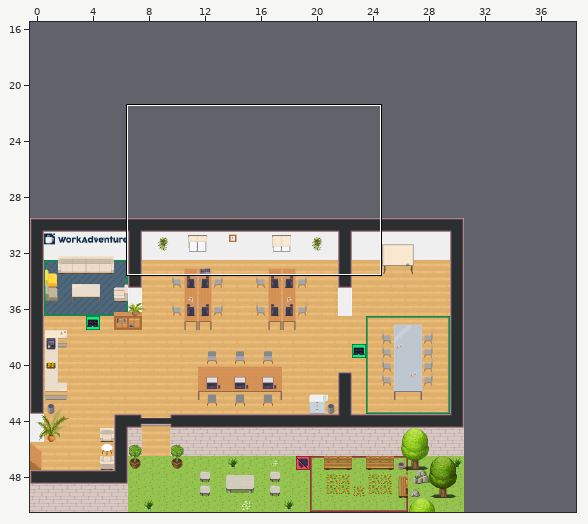
Tiled map (JSON): map.tmj. The first picture is a wide view before the edit; the outline marks the close-up.
Close-up. As it was:
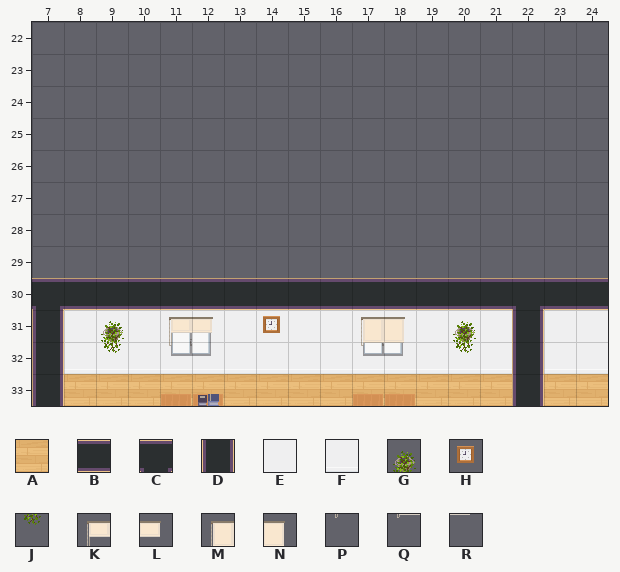
Cells are 32x32 px. Shown: x 7..24, y 22..33. The commit also changed other parts of the map, which this record leaves out. The old version is drawn lined up with the new one. Layer "teamMidas" is drawn 64,0 px off the grid.
Key: from "Chunk 1": A 2, B 24, C 25, D 27, E 28, F 29, G 46, H 47, J 48, K 138, L 139, M 140, N 141, P 142, Q 144, R 145.
_ is an empty cell, # one hidden under a higher layer.
Layers that did not change in this view are not listed.
Layer "floor/floor1" before, first column x 7:
22 __________________
23 __________________
24 __________________
25 __________________
26 __________________
27 __________________
28 __________________
29 __________________
30 __________________
31 __________________
32 __________________
33 #AAAAAAAAAAAAAA#AA
Layer "walls/walls1" before, first column x 7:
22 __________________
23 __________________
24 __________________
25 __________________
26 __________________
27 __________________
28 __________________
29 __________________
30 CBBBBBBBBBBBBBBCBB
31 DEEEEEEEEEEEEEEDEE
32 DFFFFFFFFFFFFFFDFF
33 D______________D__
Layer "furniture/furniture3" before, first column x 7:
22 __________________
23 __________________
24 __________________
25 __________________
26 __________________
27 __________________
28 __________________
29 __________________
30 __________________
31 ____KL____MN______
32 ____P_____QR______
33 __________________
And afterwards:
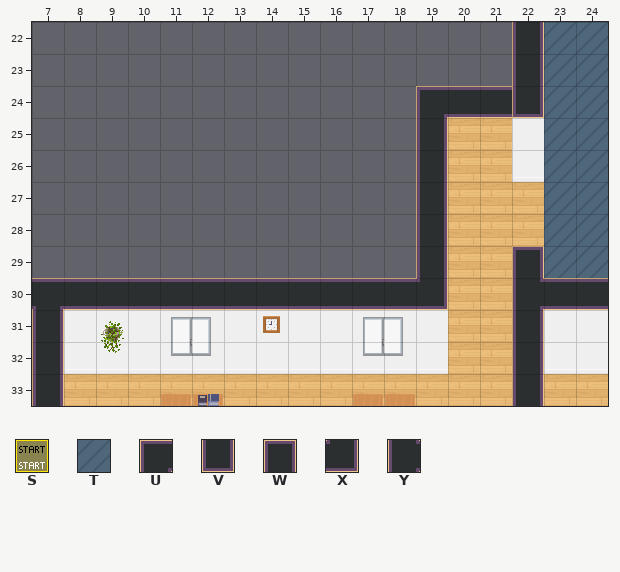
Further tiles: from "Chunk 1": S 0, T 3, U 23, V 30, W 33, X 37, Y 38.
Tiles of an added or newly shown layer are drawn over the layers below it.
The edit:
{"change": "map size 31x21 -> 41x51 cells (old content now starts at 0,30; both pictures use the new coordinates)"}
{"where": "layer \"teamMidas\" (added)"}
{"y":27,"x":21,"old":"_","new":"S"}
{"y":28,"x":21,"old":"_","new":"S"}
{"where": "layer \"floor/floor1\""}
{"y":22,"x":23,"old":"__","new":"TT"}
{"y":23,"x":23,"old":"__","new":"TT"}
{"y":24,"x":23,"old":"__","new":"TT"}
{"y":25,"x":20,"old":"__","new":"AA"}
{"y":25,"x":23,"old":"__","new":"TT"}
{"y":26,"x":20,"old":"__","new":"AA"}
{"y":26,"x":23,"old":"__","new":"TT"}
{"y":27,"x":20,"old":"_____","new":"AAATT"}
{"y":28,"x":20,"old":"_____","new":"AAATT"}
{"y":29,"x":20,"old":"__","new":"AA"}
{"y":29,"x":23,"old":"__","new":"TT"}
{"y":30,"x":20,"old":"__","new":"AA"}
{"y":31,"x":20,"old":"__","new":"AA"}
{"y":32,"x":20,"old":"__","new":"AA"}
{"where": "layer \"walls/walls1\""}
{"y":22,"x":22,"old":"_","new":"D"}
{"y":23,"x":22,"old":"_","new":"D"}
{"y":24,"x":19,"old":"____","new":"UBBV"}
{"y":25,"x":19,"old":"_","new":"D"}
{"y":25,"x":22,"old":"_","new":"E"}
{"y":26,"x":19,"old":"_","new":"D"}
{"y":26,"x":22,"old":"_","new":"F"}
{"y":27,"x":19,"old":"_","new":"D"}
{"y":28,"x":19,"old":"_","new":"D"}
{"y":29,"x":19,"old":"_","new":"D"}
{"y":29,"x":22,"old":"_","new":"W"}
{"y":30,"x":19,"old":"BBBC","new":"X__Y"}
{"y":31,"x":20,"old":"EE","new":"__"}
{"y":32,"x":20,"old":"FF","new":"__"}
{"where": "layer \"walls/walls2\""}
{"y":31,"x":20,"old":"G","new":"_"}
{"y":32,"x":20,"old":"J","new":"_"}
{"where": "layer \"furniture/furniture3\" (now hidden)"}
{"y":31,"x":11,"old":"KL","new":"__"}
{"y":31,"x":17,"old":"MN","new":"__"}
{"y":32,"x":17,"old":"QR","new":"__"}
{"label":"changed","picture_box":[361,22,608,374]}
{"label":"removed","picture_box":[169,317,213,342]}
